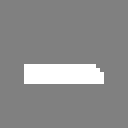
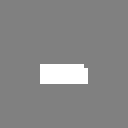
Before/after of a 128×128 layered artwork. What changed in the layer stack:
painted on "Layer 3" over [24, 64, 104, 84]
